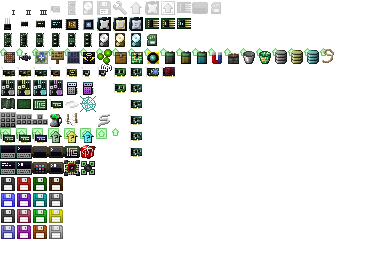
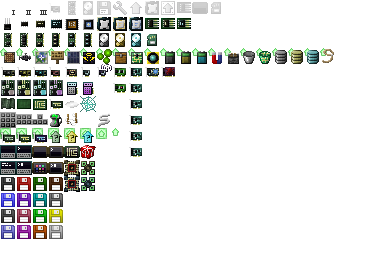
Before/after of a (384, 256) layered artwork. What changed in the layer stack:
painted on "items" (2nd of 2, in "items") over (64, 160, 95, 192)
